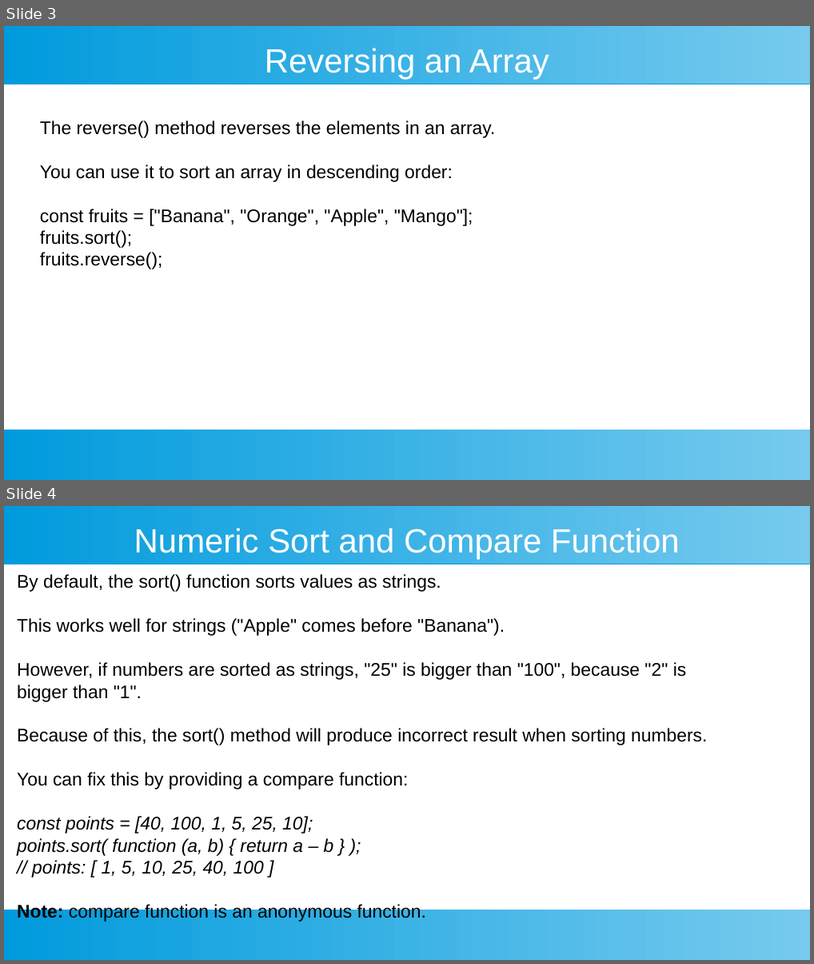
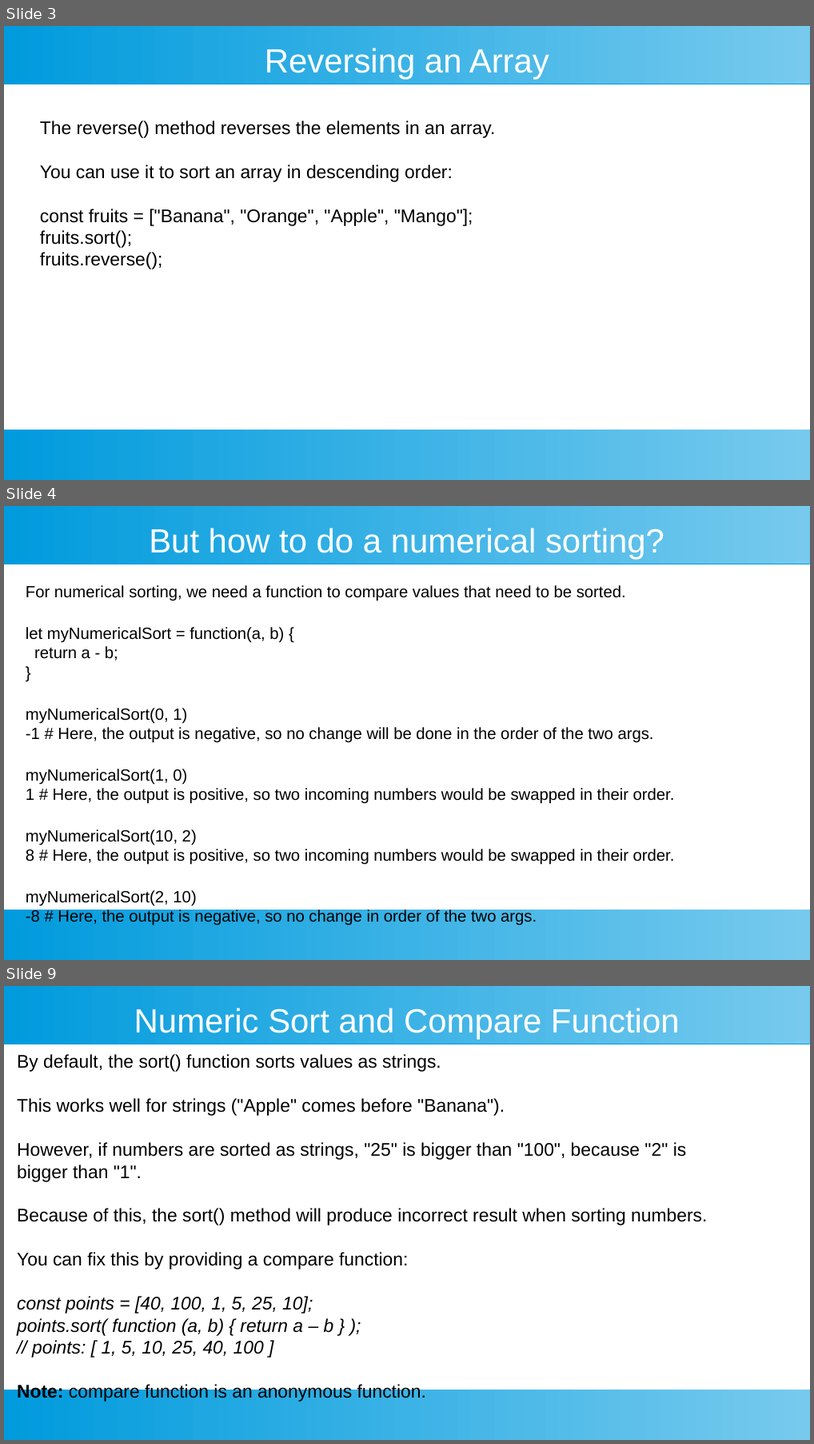
Before and after one commit to ashishjain1547/public_lessons_in_javascript, a slide deck: 7_Arrays in Detail/3 - sorting on an array.odp. Shown one above the other, each under a label of ours: slides 3 and 4 before the commit, slides 3, 4 and 9 after it; the slides between them are not shown. The pictures are 814x964 and 814x1444 pixels, drawn with LibreOffice and Linux fonts; fonts in the diff are those of the drawing. Boxes give left, top, right and bottom in pixels: in the first picture for what was removed or moved away, otherwise in the second. Text is boxed around its words. In the diff, an @@ line names an element or a change of style, - is before the commit and + after.

```diff
--- a/7_Arrays in Detail/3 - sorting on an array.odp
+++ b/7_Arrays in Detail/3 - sorting on an array.odp
@@ slide 4 added at [4,506,810,960], background #FFFFFF; not listed: 2 template elements that a slide beside it also shows @@
@@ title added at [149,528,665,560], 33 pt, text #FFFFFF @@
+But how to do a numerical sorting?
@@ text added at [26,585,675,925], 16 pt, text #000000 @@
+For numerical sorting, we need a function to compare values that need to be sorted.
+let myNumericalSort = function(a, b) {
+return a - b;
+}
+myNumericalSort(0, 1)
+-1 # Here, the output is negative, so no change will be done in the order of the two args.
+myNumericalSort(1, 0)
+1 # Here, the output is positive, so two incoming numbers would be swapped in their order.
+myNumericalSort(10, 2)
+8 # Here, the output is positive, so two incoming numbers would be swapped in their order.
+myNumericalSort(2, 10)
+-8 # Here, the output is negative, so no change in order of the two args.
@@ what was slide 4 is now slide 9 @@
```
Also in this commit, not shown: 2 slides changed, 5 other slides added, 2 other files.
